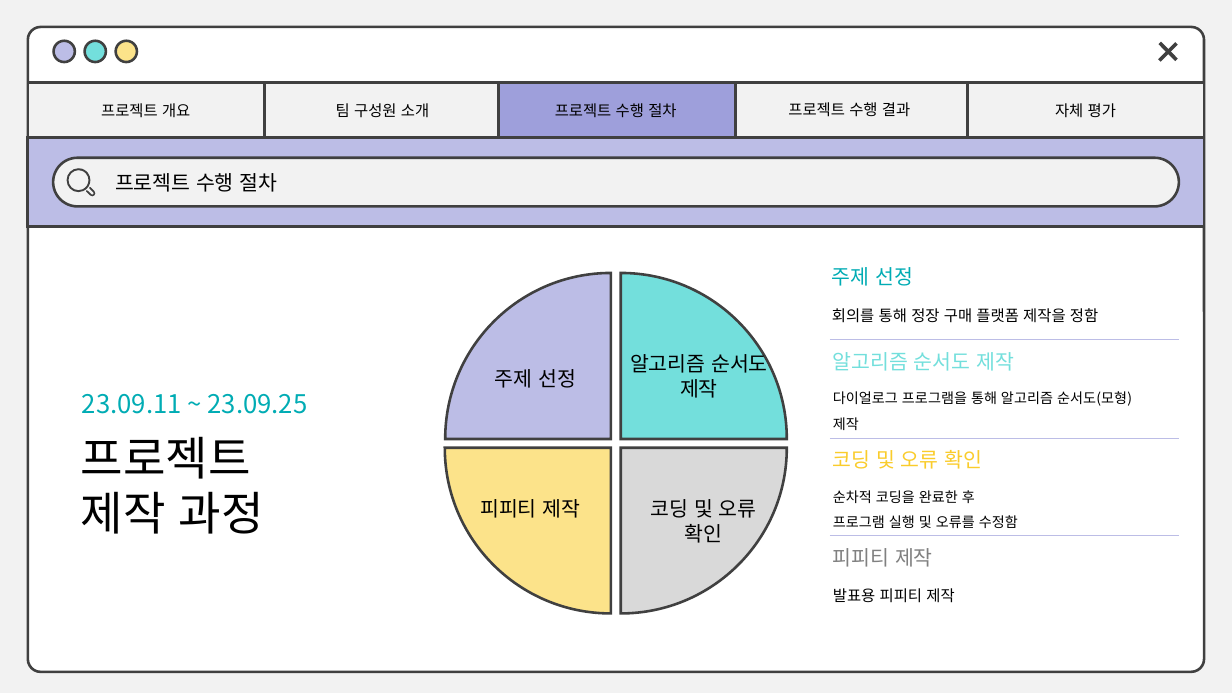
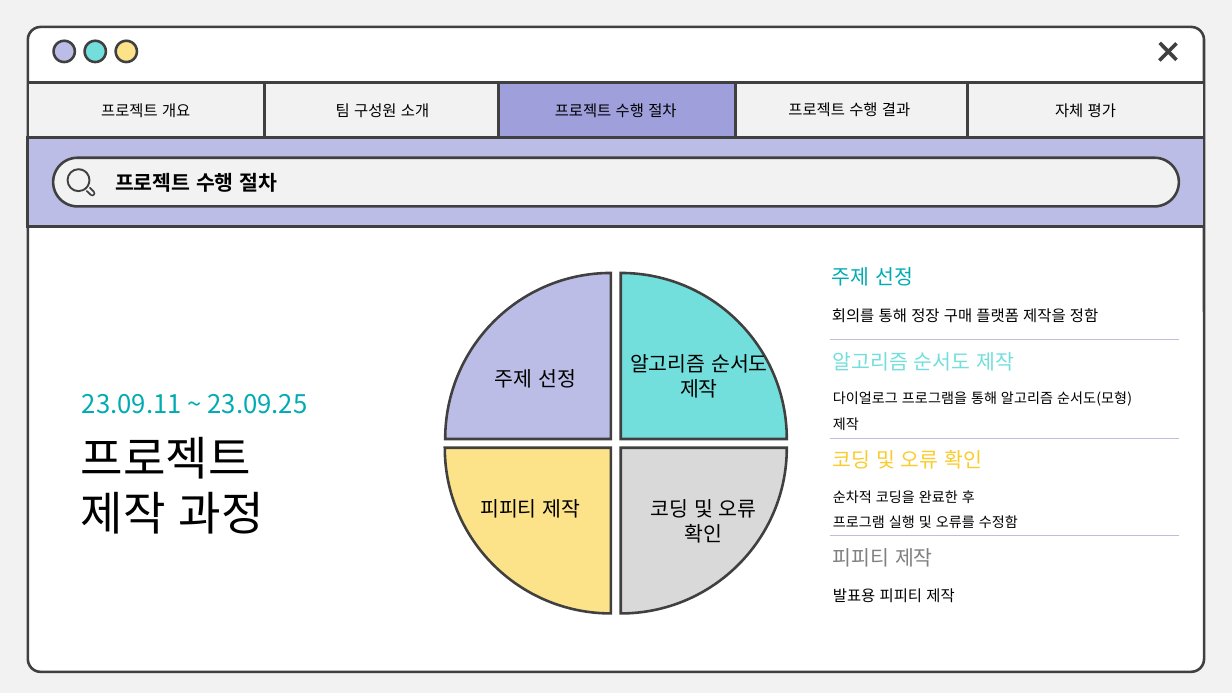
Before and after one commit to SangHa000/TEAMPROJECT1, a slide deck: slide 7 of 오피스 2016 발표용.pptx. Drawn at 1232x693 pixels with LibreOffice and Linux fonts; fonts in the diff are those of the drawing. Boxes give left, top, right and bottom in pixels: in the first picture for what was removed or moved away, otherwise in the second. Text is boxed around its words. In the diff, an @@ line names an element or a change of style, - is before the commit and + after.

```diff
--- a/오피스 2016 발표용.pptx
+++ b/오피스 2016 발표용.pptx
@@ text "프로젝트 수행 절차" at box(115, 172, 277, 192): bold on @@
```
Also in this commit, not shown: 15 other slides changed, 1 slide removed.
